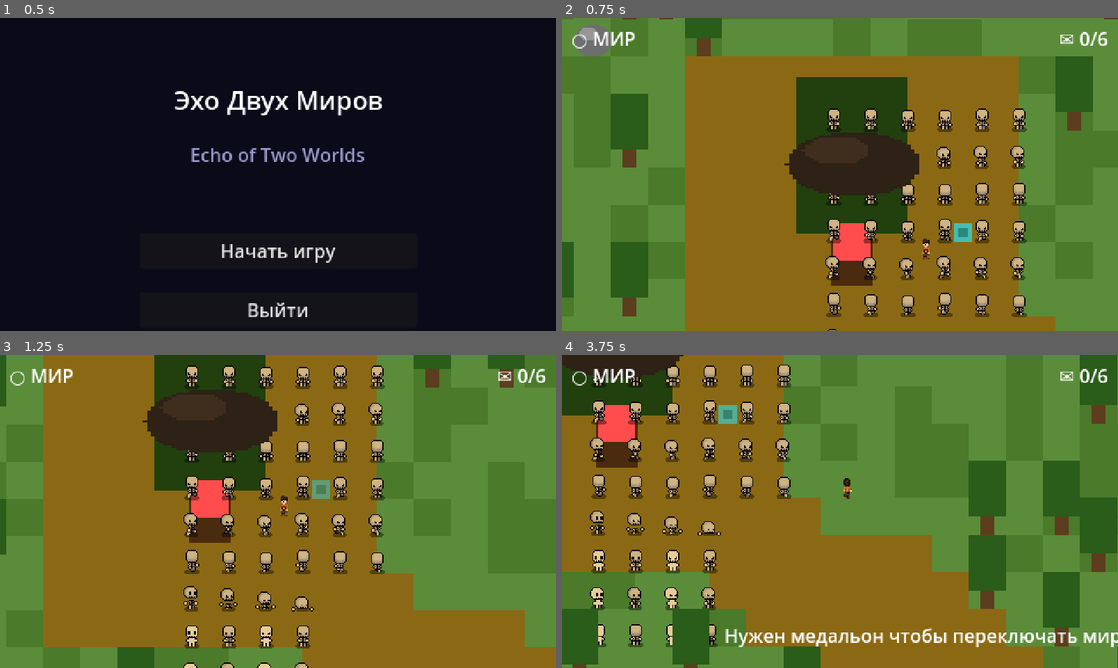
Above: before the commit, frames 1-4 (two rows, left to right).
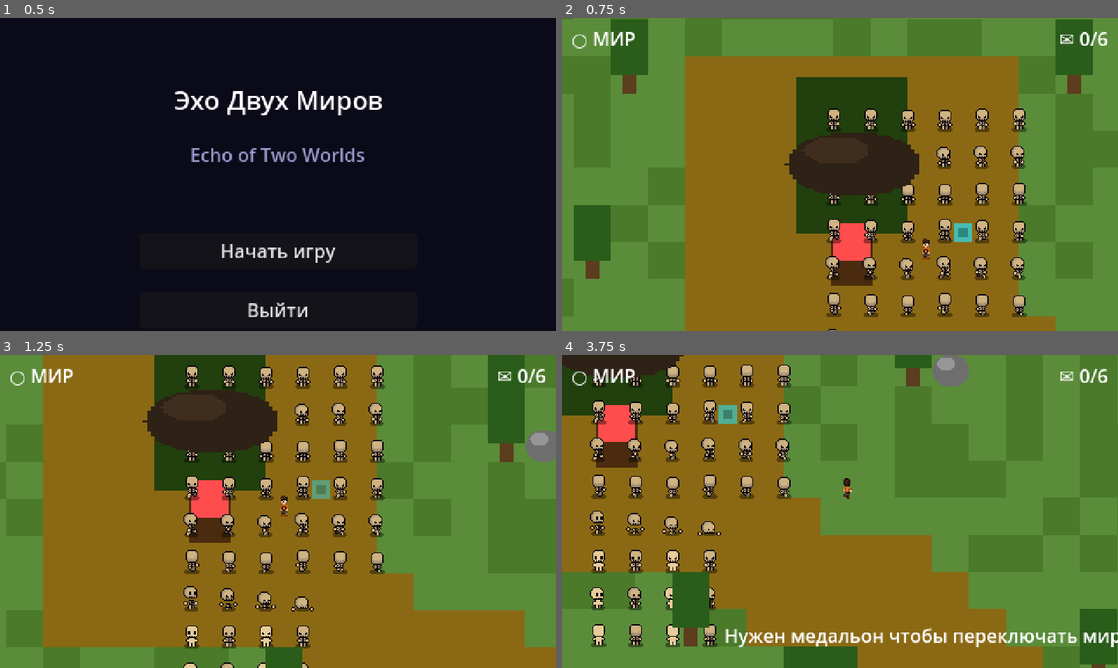
Above: after the commit, the same moments.

Repository: shyzic/echo
Game: Godot game, scene res://scenes/Main.tscn
Two runs of this game, one before a commit and one after it. Both use one fixed random seed, a clock stepped at 60 frames per second and the inputs below.
Inputs:
- Up to frame 1 (0.5 s): no input
- Up to frame 2 (0.75 s): click "Начать игру" at 0.5 s
- Up to frame 3 (1.25 s): no input
- Up to frame 4 (3.75 s): hold D (move_right) 1.28-2.03 s; hold E (interact) 1.28-2.03 s; hold S (move_down) 2.03-2.78 s; tap E (interact) at 2.1, 3.05 s; hold D (move_right) 2.78-3.53 s; hold Space (ping) 2.78-3.53 s; hold W (move_up) from 3.53 s (still down); tap Q (shift_reality) at 3.6 s

Frame 1 is identical in both runs. In frame 2, 8.4% of the frame differs, in the area x 0-100%, y 0-96%; in frame 3, 3.8%; in frame 4, 13%, in the area x 0-100%, y 0-100%.

Commit message:
fix: restart freeze, puzzle bypass, optimized loading
- SceneRouter.goto_ending now uses change_scene_to_file via GameState.pending_ending
  (fixes the restart-from-title freeze caused by manual current_scene manipulation)
- EndingScreen reads ending_id from GameState.pending_ending on _ready
- World._add_puzzle_barrier: invisible + cross walls (22 tiles each arm) around every
  puzzle door — player MUST pass through the gate, cannot walk around through forest
- Door.switch_locked export: EchoSwitchesGate doors cannot be opened with key/E
- Border trees reduced from every tile to every 3 tiles (~400 vs 1200 instances)
- TREE_DENSITY 0.18 -> 0.11 (~2400 trees instead of 4000), prevents load freeze

Diff:
--- a/scripts/entities/Door.gd
+++ b/scripts/entities/Door.gd
@@ -3,6 +3,7 @@
 @export var entity_id: String = ""
 @export var reality_filter: String = "both"
 @export var requires_key: bool = true
+@export var switch_locked: bool = false   # true for EchoSwitchesGate doors
 
 var _open := false
 
@@ -12,7 +13,6 @@
 	var in_echo := RealityManager.is_echo()
 	var should_show := (reality_filter == "echo" and in_echo) or (reality_filter == "light" and not in_echo)
 	visible = should_show
-	# Disable collision when hidden or open
 	for child in get_children():
 		if child is CollisionShape2D:
 			child.disabled = not should_show or _open
@@ -28,10 +28,18 @@
 			if child is CollisionShape2D:
 				child.disabled = true
 
-func get_hint() -> String: return "Открыть дверь"
+func get_hint() -> String:
+	if switch_locked:
+		return "Дверь заперта — найди рычаги"
+	if requires_key:
+		return "Открыть дверь (нужен ключ)"
+	return "Открыть дверь"
 
 func interact(player: Node) -> void:
 	if _open:
+		return
+	if switch_locked:
+		DialogueManager.play_dialogue("door_locked")
 		return
 	if requires_key and not player.get("has_key"):
 		DialogueManager.play_dialogue("door_locked")
--- a/scripts/globals/Const.gd
+++ b/scripts/globals/Const.gd
@@ -23,7 +23,7 @@
 
 # === PROCGEN ===
 const PATH_WIDTH_TILES := 3
-const TREE_DENSITY := 0.18
+const TREE_DENSITY := 0.11   # lower = faster load; ~2400 trees on 150x150
 const NUM_PUZZLES := 4
 const NUM_LETTERS := 6
 const NUM_MONSTERS := 8
--- a/scripts/globals/GameState.gd
+++ b/scripts/globals/GameState.gd
@@ -12,10 +12,13 @@
 var hidden_endings_qualifying: bool = false
 
 # Narrative gates (mandatory story order)
-var chest_opened:   bool = false   # grabbed medallion from home chest
-var mother_talked:  bool = false   # spoke with mother before leaving
-var hut_visited:    bool = false   # reached father's hut
-var diary_read:     bool = false   # read the diary → unlocks HeartShrine
+var chest_opened:  bool = false   # grabbed medallion from home chest
+var mother_talked: bool = false   # spoke with mother before leaving
+var hut_visited:   bool = false   # reached father's hut
+var diary_read:    bool = false   # read the diary → unlocks HeartShrine
+
+# Used by SceneRouter.goto_ending so EndingScreen knows which cutscene to play
+var pending_ending: String = "free"
 
 const TOTAL_LETTERS: int = 6
 
@@ -26,7 +29,6 @@
 	if id in letters_collected:
 		return
 	letters_collected[id] = true
-	# Unlock hidden ending if all letters found and chose free
 	if letters_collected.size() >= TOTAL_LETTERS:
 		hidden_endings_qualifying = true
 	letters_changed.emit(letters_collected.size(), TOTAL_LETTERS)
@@ -38,9 +40,10 @@
 	letters_collected.clear()
 	puzzle_states.clear()
 	anchors_visited.clear()
-	play_time_seconds = 0.0
+	play_time_seconds   = 0.0
 	hidden_endings_qualifying = false
 	chest_opened  = false
 	mother_talked = false
 	hut_visited   = false
 	diary_read    = false
+	pending_ending = "free"
--- a/scripts/globals/SceneRouter.gd
+++ b/scripts/globals/SceneRouter.gd
@@ -8,13 +8,8 @@
 	SaveManager.has_checkpoint = false
 	get_tree().change_scene_to_file.call_deferred("res://scenes/world/World.tscn")
 
+# Store ending id in GameState, then do a normal scene swap.
+# This avoids the manual current_scene manipulation that causes the restart freeze.
 func goto_ending(which: String) -> void:
-	var packed = load("res://scenes/ui/EndingScreen.tscn")
-	if not packed:
-		return
-	var inst = packed.instantiate()
-	inst.ending_id = which
-	get_tree().root.call_deferred("add_child", inst)
-	if get_tree().current_scene:
-		get_tree().current_scene.queue_free()
-	get_tree().current_scene = inst
+	GameState.pending_ending = which
+	get_tree().change_scene_to_file.call_deferred("res://scenes/ui/EndingScreen.tscn")
--- a/scripts/ui/EndingScreen.gd
+++ b/scripts/ui/EndingScreen.gd
@@ -15,6 +15,8 @@
 const TYPEWRITER_SPEED := 0.038   # seconds per character
 
 func _ready() -> void:
+	# Read ending id from GameState (set by SceneRouter.goto_ending)
+	ending_id = GameState.pending_ending
 	btn_title.visible = false
 	btn_title.pressed.connect(func(): SceneRouter.goto_title())
 	narration.text = ""
--- a/scripts/world/World.gd
+++ b/scripts/world/World.gd
@@ -35,7 +35,7 @@
 	_spawn_all(gen)
 	_spawn_puzzles(gen)
 	_spawn_border()
-	player.position = _wp(gen.pois.HOME) + Vector2(64, 16)  # spawn outside house door
+	player.position = _wp(gen.pois.HOME) + Vector2(64, 16)
 
 func _preload_scenes() -> void:
 	for key in SCENE_PATHS:
@@ -49,22 +49,19 @@
 
 # ---------------------------------------------------------------------------
 func _spawn_all(gen: Dictionary) -> void:
-	# ── Forest entities ──
 	for spawn in gen.entity_spawns:
 		_spawn(spawn.type, spawn.pos)
 
-	# ── Letters ──
 	var letter_spawns: Array = gen.letter_spawns
 	for i in letter_spawns.size():
 		var node = _spawn("Letter", letter_spawns[i])
 		if node:
 			node.entity_id = "letter_%d" % (i + 1)
 
-	# ── Anchors ──
 	for pos in gen.anchor_spawns:
 		_spawn("Anchor", pos)
 
-	# ── HOME: house + chest inside + mother outside ──
+	# HOME: house + chest inside + mother outside
 	var house := _spawn("House", gen.pois.HOME)
 	if house:
 		house.entity_id = "player_house"
@@ -79,27 +76,27 @@
 		mother_home.entity_id    = "mother_home"
 		mother_home.sleep_after  = true
 
-	# ── HUT (centre): diary only, no NPC ──
+	# HUT (centre): diary only
 	var diary := _spawn("Diary", gen.pois.HUT + Vector2i(1, 1))
 	if diary:
 		diary.entity_id = "father_diary"
 
-	# ── HEART shrine ──
+	# HEART shrine
 	var shrine := _spawn("HeartShrine", gen.pois.HEART)
 	if shrine:
 		shrine.entity_id = "heart_shrine"
 
-	# ── Monsters ──
+	# Monsters
 	for spawn in gen.monster_spawns:
 		var m := _spawn("Monster", spawn.pos)
 		if m:
 			m.add_to_group("monster")
 
-	# ── Spirits (Echo only, atmospheric) ──
+	# Spirits (Echo-only atmosphere)
 	for pos in gen.spirit_spawns:
 		_spawn("Spirit", pos)
 
-	# ── POI markers ──
+	# POI markers
 	var poi_tex = load("res://assets/ui/poi_marker.png")
 	if poi_tex:
 		_add_poi_marker(gen.pois.HOME,  Color(1.0, 0.3, 0.3), poi_tex)
@@ -113,54 +110,83 @@
 		var id: String    = puzzle.id
 		match puzzle.type:
 			"RealityBridgeGate":
+				# Chasm kills in Light; Bridge is safe path in Echo.
+				# Barrier forces player to engage (can't walk around).
 				var chasm  := _spawn("Chasm",  pos)
 				var bridge := _spawn("Bridge", pos)
 				if chasm:  chasm.entity_id  = id + "_chasm"
 				if bridge: bridge.entity_id = id + "_bridge"
+				_add_puzzle_barrier(pos)
 				GameState.puzzle_states[id] = false
 
 			"KeyLockGate":
+				# Door blocks path; key is placed nearby.
 				var door := _spawn("Door", pos)
 				var key  := _spawn("Key",  pos + Vector2i(4, 0))
 				if door: door.entity_id = id + "_door"
 				if key:  key.entity_id  = id + "_key"
+				_add_puzzle_barrier(pos)
 				GameState.puzzle_states[id] = false
 
 			"EchoSwitchesGate":
+				# Door can only be opened by activating both switches in Echo.
 				var door := _spawn("Door",   pos)
 				var sw1  := _spawn("Switch", pos + Vector2i(-4, -4))
 				var sw2  := _spawn("Switch", pos + Vector2i( 4, -4))
-				if door: door.entity_id = id + "_door"
-				if sw1:  sw1.entity_id  = id + "_sw1"
-				if sw2:  sw2.entity_id  = id + "_sw2"
+				if door:
+					door.entity_id   = id + "_door"
+					door.switch_locked = true     # disable manual key-open
+					door.requires_key  = false
+				if sw1: sw1.entity_id = id + "_sw1"
+				if sw2: sw2.entity_id = id + "_sw2"
 				if door and sw1 and sw2:
 					var gate := EchoSwitchGate.new()
 					gate.setup([sw1, sw2], door)
 					entities.add_child(gate)
+				_add_puzzle_barrier(pos)
 				GameState.puzzle_states[id] = false
+
+# Add an invisible + cross barrier around a puzzle tile.
+# Each arm spans ARM_TILES in one direction, with a single-tile gap at center for the door.
+func _add_puzzle_barrier(tile_pos: Vector2i) -> void:
+	var ts   := float(Const.TILE_SIZE)
+	var arm  := 22.0 * ts      # arm length (tiles → pixels)
+	var gap  := ts * 1.6       # gap at door (player passes through here)
+	var th   := ts * 1.4       # wall thickness
+	var c    := _wp(tile_pos)
+
+	var half_arm := arm * 0.5
+	var half_gap := gap * 0.5
+
+	# Horizontal fence — left arm
+	_add_border_wall(c + Vector2(-(half_gap + half_arm), 0.0), Vector2(arm, th))
+	# Horizontal fence — right arm
+	_add_border_wall(c + Vector2( (half_gap + half_arm), 0.0), Vector2(arm, th))
+	# Vertical fence — upper arm
+	_add_border_wall(c + Vector2(0.0, -(half_gap + half_arm)), Vector2(th, arm))
+	# Vertical fence — lower arm
+	_add_border_wall(c + Vector2(0.0,  (half_gap + half_arm)), Vector2(th, arm))
 
 # ---------------------------------------------------------------------------
 func _spawn_border() -> void:
 	var mw := Const.MAP_W_TILES * Const.TILE_SIZE
 	var mh := Const.MAP_H_TILES * Const.TILE_SIZE
-	_add_border_wall(Vector2(mw / 2.0, -16),     Vector2(mw + 64, 32))  # top
-	_add_border_wall(Vector2(mw / 2.0, mh + 16), Vector2(mw + 64, 32))  # bottom
-	_add_border_wall(Vector2(-16, mh / 2.0),     Vector2(32, mh + 64))  # left
-	_add_border_wall(Vector2(mw + 16, mh / 2.0), Vector2(32, mh + 64))  # right
-
-	# Two-tile dark tree ring around the whole map
+	# Four invisible walls outside map edges
+	_add_border_wall(Vector2(mw / 2.0, -16),     Vector2(mw + 64, 32))
+	_add_border_wall(Vector2(mw / 2.0, mh + 16), Vector2(mw + 64, 32))
+	_add_border_wall(Vector2(-16, mh / 2.0),     Vector2(32, mh + 64))
+	_add_border_wall(Vector2(mw + 16, mh / 2.0), Vector2(32, mh + 64))
+
+	# Light visual border: spawn a tree every 3 tiles along the outer ring
+	# (every tile would be ~1200 instances; every 3 = ~400)
 	var w := Const.MAP_W_TILES
 	var h := Const.MAP_H_TILES
-	for x in w:
+	for x in range(0, w, 3):
 		_spawn_border_tree(Vector2i(x, 0))
-		_spawn_border_tree(Vector2i(x, 1))
 		_spawn_border_tree(Vector2i(x, h - 1))
-		_spawn_border_tree(Vector2i(x, h - 2))
-	for y in range(2, h - 2):
+	for y in range(0, h, 3):
 		_spawn_border_tree(Vector2i(0, y))
-		_spawn_border_tree(Vector2i(1, y))
 		_spawn_border_tree(Vector2i(w - 1, y))
-		_spawn_border_tree(Vector2i(w - 2, y))
 
 func _spawn_border_tree(tile_pos: Vector2i) -> void:
 	if not _scenes.has("Tree"):
@@ -168,7 +194,7 @@
 	var node: Node = _scenes["Tree"].instantiate()
 	node.position = _wp(tile_pos)
 	if node.has_node("Sprite2D"):
-		node.get_node("Sprite2D").modulate = Color(0.22, 0.28, 0.22, 1.0)
+		node.get_node("Sprite2D").modulate = Color(0.20, 0.26, 0.20, 1.0)
 	entities.add_child(node)
 
 func _add_border_wall(pos: Vector2, size: Vector2) -> void:
@@ -186,7 +212,7 @@
 	if not _scenes.has(type):
 		return null
 	var node: Node = _scenes[type].instantiate()
-	node.position = _wp(tile_pos)
+	node.position  = _wp(tile_pos)
 	entities.add_child(node)
 	return node
 
@@ -204,7 +230,6 @@
 	)
 
 # ---------------------------------------------------------------------------
-# Reality visual switch — handled per-entity in Player.gd; here only CanvasModulate
 func _on_reality_changed(_new: Variant) -> void:
 	var target := Const.TINT_ECHO if RealityManager.is_echo() else Const.TINT_LIGHT
 	var tw := create_tween()
